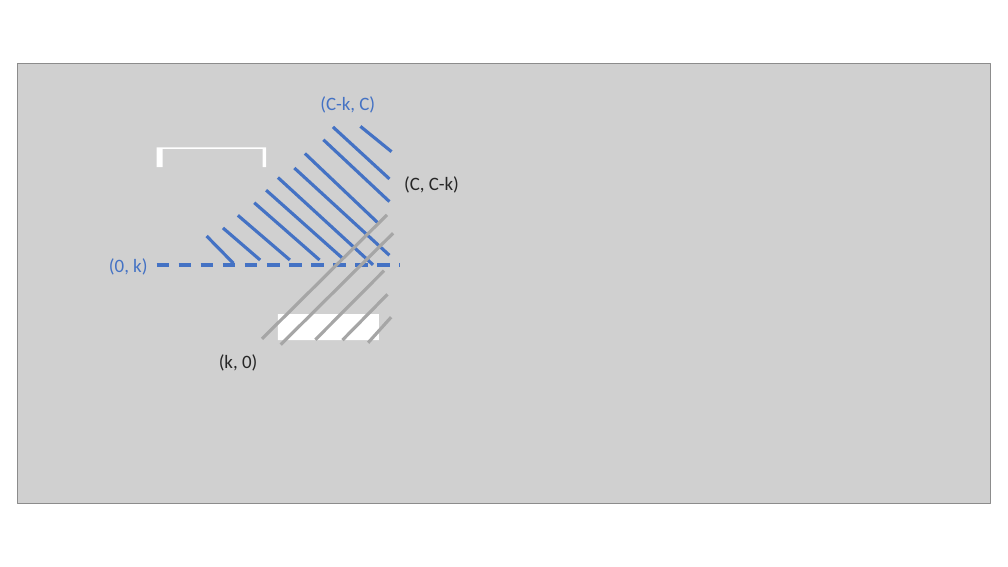
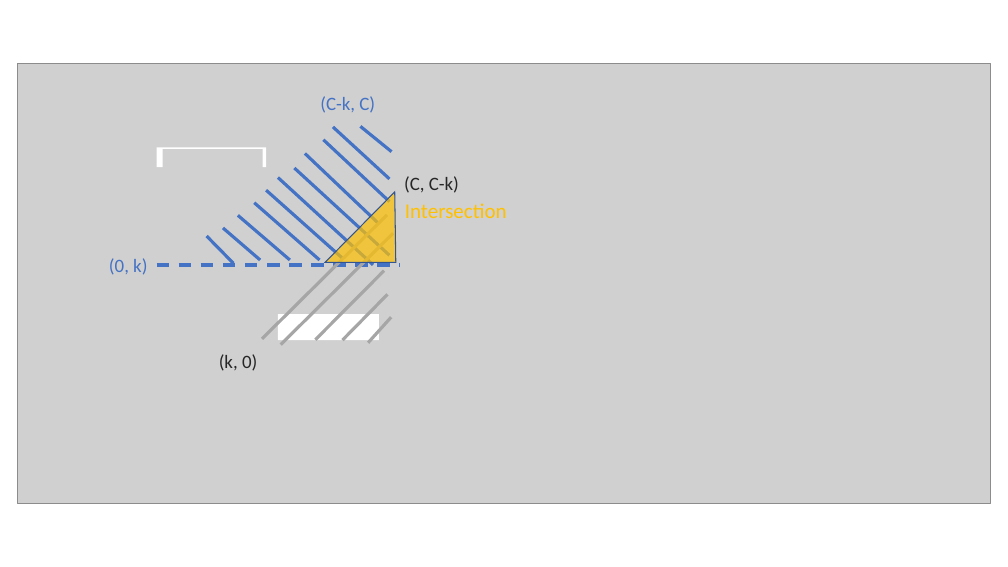
Before and after one commit to FrankCCCCC/math_new, a slide deck: slide 1 of statistical_computing/final/imgs/bosk.pptx. Drawn at 1008x567 pixels with LibreOffice and Linux fonts; fonts in the diff are those of the drawing; grey boxes stand for pictures. Boxes give left, top, right and bottom in pixels: in the first picture for what was removed or moved away, otherwise in the second. Text is boxed around its words. In the diff, an @@ line names an element or a change of style, - is before the commit and + after.

```diff
--- a/statistical_computing/final/imgs/bosk.pptx
+++ b/statistical_computing/final/imgs/bosk.pptx
@@ triangle added at box(325, 192, 396, 262), fill #FFC000 at 70% opacity, outline #325491 1 pt @@
@@ text added at box(405, 203, 507, 218), 20 pt, text #FFC000 @@
+Intersection
```
Also in this commit, not shown: 4 other files.
